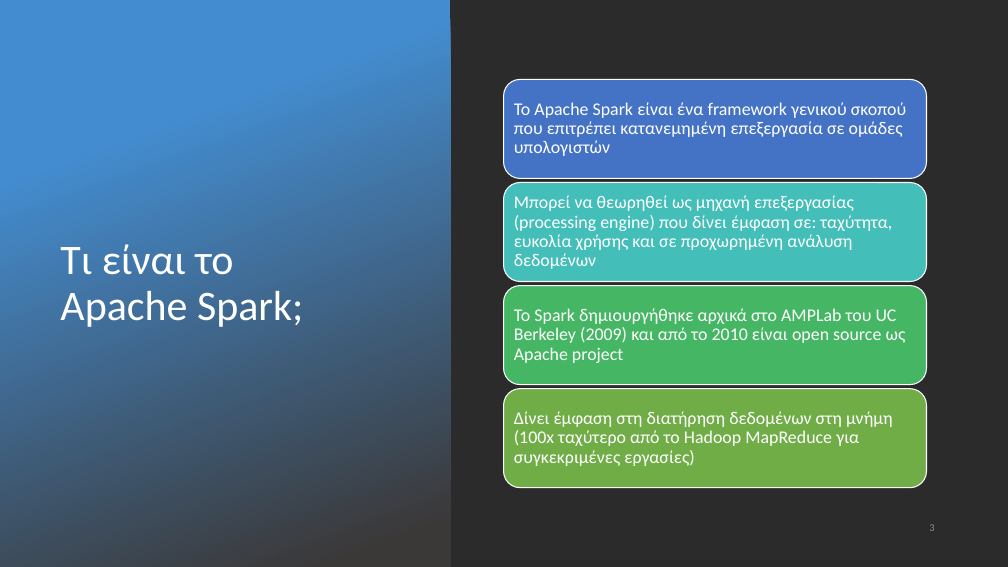
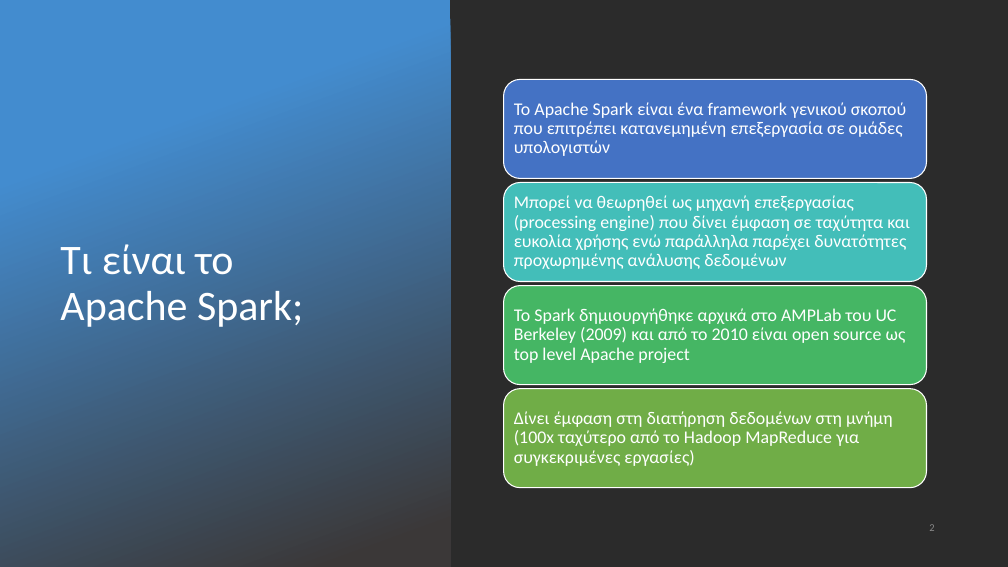
Before and after one commit to chgogos/big_data, a slide deck: slide 2 of 04. Apache Spark.pptx (slide 3 before the commit). Drawn at 1008x567 pixels with LibreOffice and Linux fonts; fonts in the diff are those of the drawing; background and template pictures are left out; a plain dark background stands for a picture behind light text. Boxes give left, top, right and bottom in pixels: in the first picture for what was removed or moved away, otherwise in the second. Text is boxed around its words. In the diff, an @@ line names an element or a change of style, - is before the commit and + after.

Commit message:
spark

```diff
--- a/04. Apache Spark.pptx
+++ b/04. Apache Spark.pptx
@@ text at (x1=514, y1=195, x2=910, y2=269): text changed @@
-Μπορεί να θεωρηθεί ως μηχανή επεξεργασίας (processing engine) που δίνει έμφαση σε: ταχύτητα, ευκολία χρήσης και σε προχωρημένη ανάλυση δεδομένων
+Μπορεί να θεωρηθεί ως μηχανή επεξεργασίας (processing engine) που δίνει έμφαση σε ταχύτητα και ευκολία χρήσης ενώ παράλληλα παρέχει δυνατότητες προχωρημένης ανάλυσης δεδομένων
@@ text at (x1=514, y1=308, x2=906, y2=363): text changed @@
-Το Spark δημιουργήθηκε αρχικά στο AMPLab του UC Berkeley (2009) και από το 2010 είναι open source ως Apache project
+Το Spark δημιουργήθηκε αρχικά στο AMPLab του UC Berkeley (2009) και από το 2010 είναι open source ως top level Apache project
```
Also in this commit, not shown: 6 other slides changed, 2 slides added, 2 other files.
